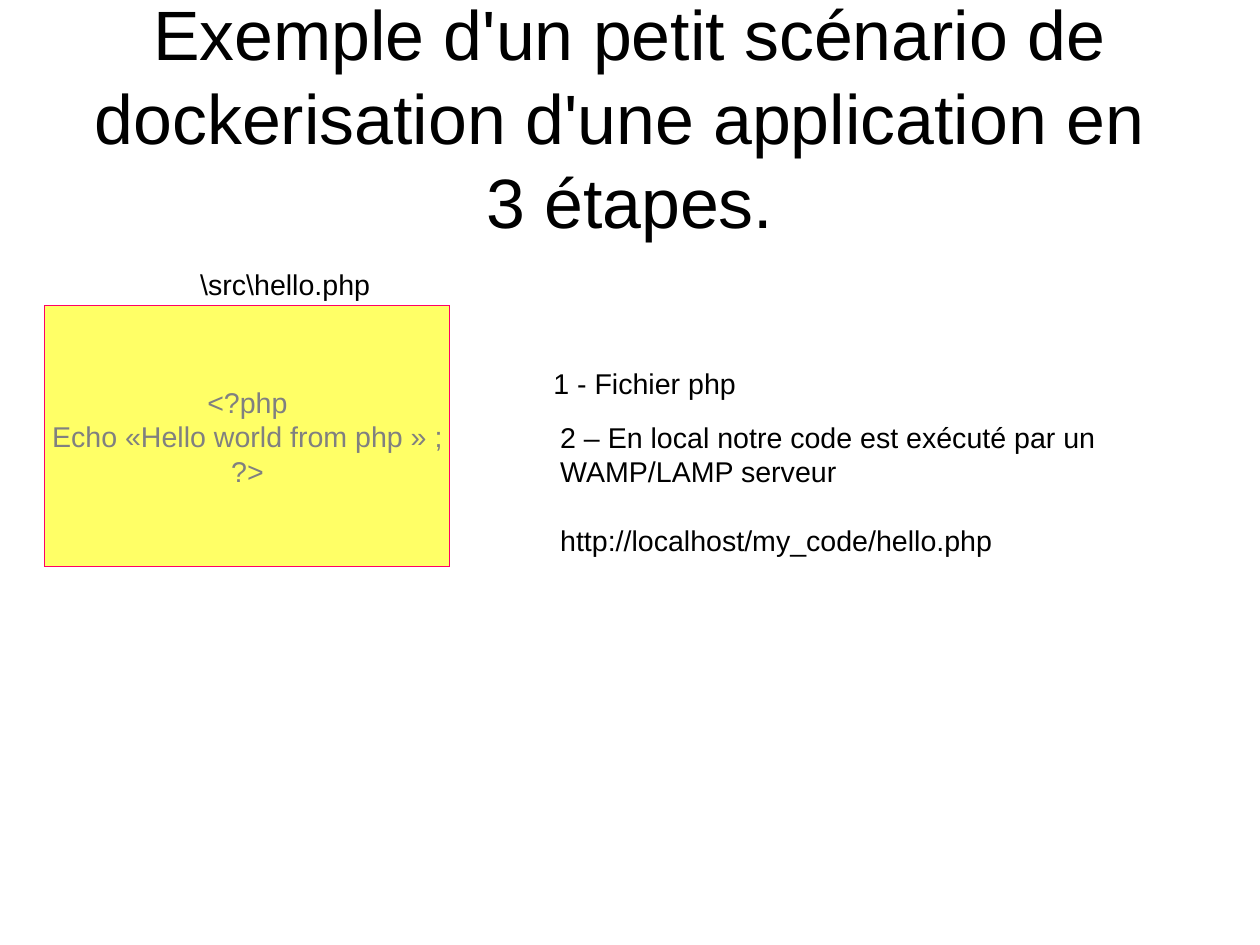
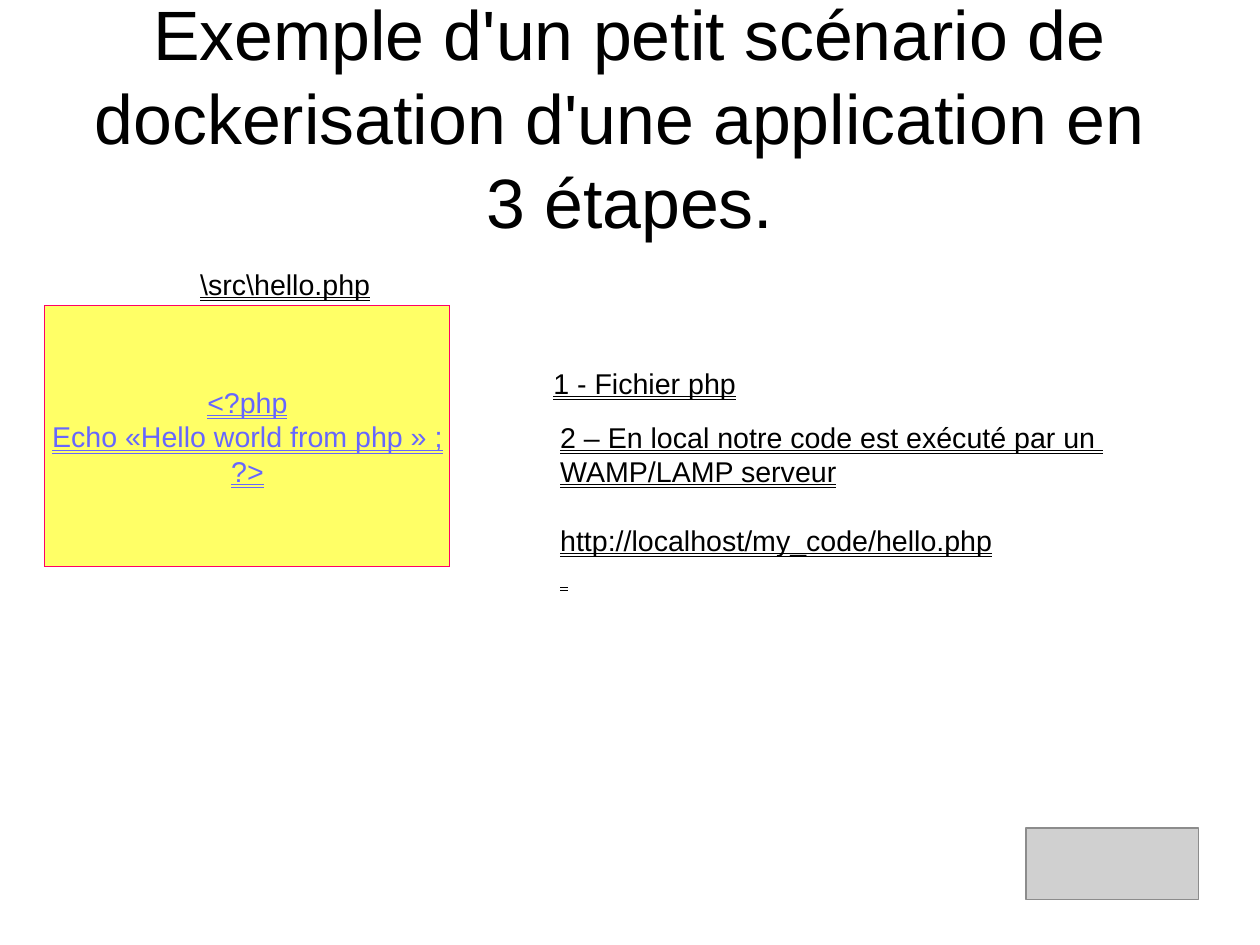
Before and after one commit to heylve/current, a slide deck: slide 8 of Rencontre_devs/docker_dev_conf_20_11_2017.odp (slide 5 before the commit). Drawn at 1260x945 pixels with LibreOffice and Linux fonts; fonts in the diff are those of the drawing; grey boxes stand for pictures. Boxes give left, top, right and bottom in pixels: in the first picture for what was removed or moved away, otherwise in the second. Text is boxed around its words. In the diff, an @@ line names an element or a change of style, - is before the commit and + after.

Commit message:
WIP docker

```diff
--- a/Rencontre_devs/docker_dev_conf_20_11_2017.odp
+++ b/Rencontre_devs/docker_dev_conf_20_11_2017.odp
@@ rectangle "<?php" at [45,306,449,567]: text colour #808080 to #6666FF, underline on @@
@@ underline on in 3 elements at [200,274,370,300], [553,373,736,399], [560,427,1095,556] @@
@@ picture added at [1027,828,1199,899] @@
```
Also in this commit, not shown: 11 other slides changed, 4 slides added.
